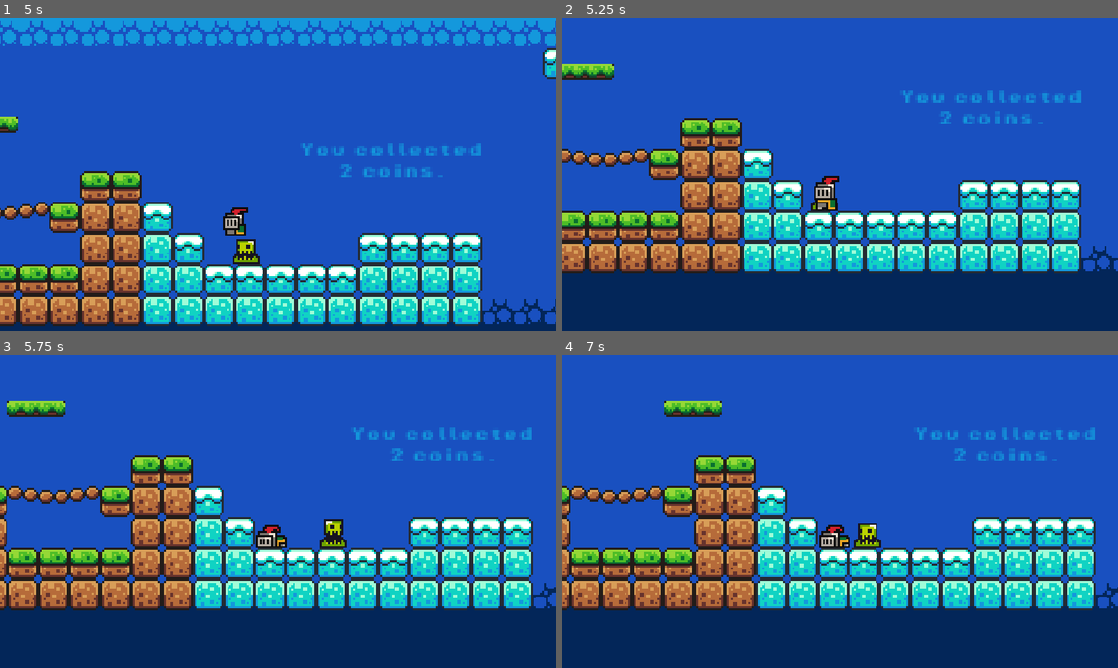
Above: before the commit, frames 1-4 (two rows, left to right).
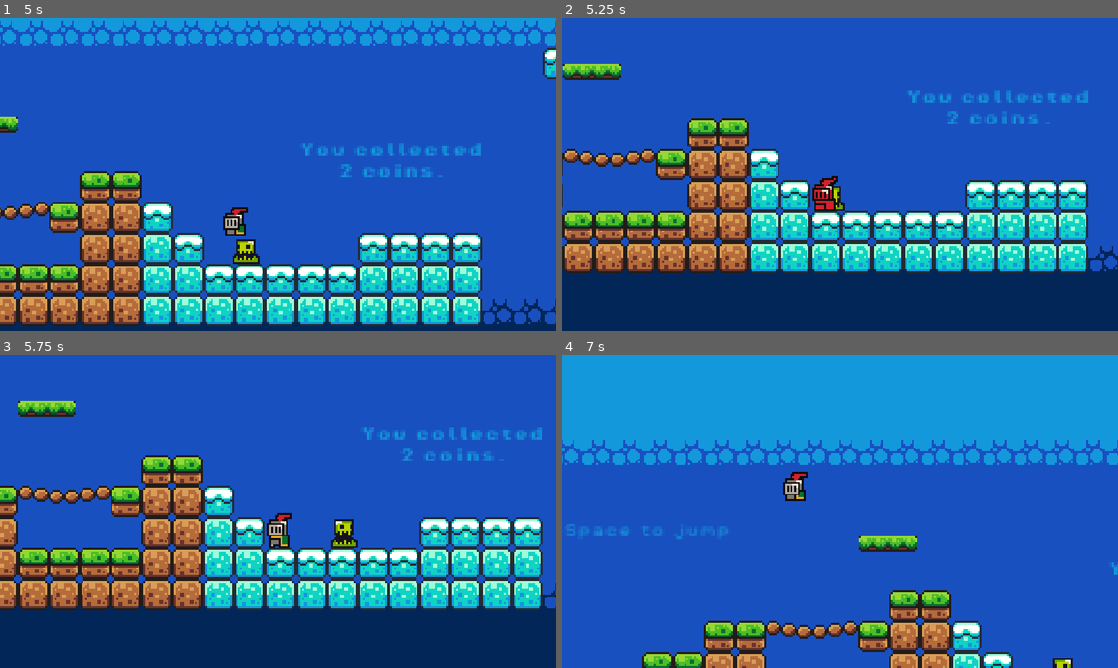
Above: after the commit, the same moments.

Repository: sbneves/godot
Game: Godot game, scene res://scenes/game.tscn
Same seed, same stepped clock (60 frames per second), same inputs: the game is played once before the commit and once after it.
Inputs:
- Up to frame 1 (5 s): hold Right (move_right) 0.53-2.03 s; tap Space (jump) at 0.6, 0.77, 1.07, 1.35, 1.52, 1.82, 2.1, 2.85, 3.02, 3.32, 3.6, 3.77, 4.07, 4.35, 4.52, 4.82 s; hold Left (move_left) 2.03-2.78 s; hold Right (move_right) 2.78-4.28 s; hold Left (move_left) from 4.28 s (still down)
- Up to frame 2 (5.25 s): release Left (move_left) at 5.03 s; hold Right (move_right) from 5.03 s (still down); tap Space (jump) at 5.1 s
- Up to frame 3 (5.75 s): keep holding Right (move_right)
- Up to frame 4 (7 s): release Right (move_right) at 5.78 s; hold Left (move_left) from 5.78 s (still down); tap Space (jump) at 5.85, 6.02, 6.32, 6.6, 6.77 s

Frame 1 is identical in both runs. In frame 2, 19% of the frame differs, in the area x 0-100%, y 14-82%; in frame 3, 21%; in frame 4, 79%, in the area x 0-100%, y 0-100%.

Commit message:
Latest Fact changes

Diff:
--- a/brackleys-beginner-tutorial/scenes/player.tscn
+++ b/brackleys-beginner-tutorial/scenes/player.tscn
@@ -3,6 +3,22 @@
 [ext_resource type="Texture2D" uid="uid://bu362m42d6oxx" path="res://assets/sprites/knight.png" id="1_3vyb7"]
 [ext_resource type="Script" uid="uid://b52bemtfqsmmc" path="res://scripts/player.gd" id="1_g2els"]
 
+[sub_resource type="AtlasTexture" id="AtlasTexture_31cv2"]
+atlas = ExtResource("1_3vyb7")
+region = Rect2(0, 192, 32, 32)
+
+[sub_resource type="AtlasTexture" id="AtlasTexture_pf23h"]
+atlas = ExtResource("1_3vyb7")
+region = Rect2(32, 192, 32, 32)
+
+[sub_resource type="AtlasTexture" id="AtlasTexture_dt7fs"]
+atlas = ExtResource("1_3vyb7")
+region = Rect2(64, 192, 32, 32)
+
+[sub_resource type="AtlasTexture" id="AtlasTexture_wqfne"]
+atlas = ExtResource("1_3vyb7")
+region = Rect2(96, 192, 32, 32)
+
 [sub_resource type="AtlasTexture" id="AtlasTexture_4ni07"]
 atlas = ExtResource("1_3vyb7")
 region = Rect2(0, 224, 32, 32)
@@ -105,6 +121,23 @@
 
 [sub_resource type="SpriteFrames" id="SpriteFrames_li2ur"]
 animations = [{
+"frames": [{
+"duration": 1.0,
+"texture": SubResource("AtlasTexture_31cv2")
+}, {
+"duration": 1.0,
+"texture": SubResource("AtlasTexture_pf23h")
+}, {
+"duration": 1.0,
+"texture": SubResource("AtlasTexture_dt7fs")
+}, {
+"duration": 1.0,
+"texture": SubResource("AtlasTexture_wqfne")
+}],
+"loop": 0,
+"name": &"damage",
+"speed": 10.0
+}, {
 "frames": [{
 "duration": 1.0,
 "texture": SubResource("AtlasTexture_4ni07")
@@ -212,8 +245,10 @@
 [node name="AnimatedSprite2D" type="AnimatedSprite2D" parent="." unique_id=1395297692]
 position = Vector2(0, -12)
 sprite_frames = SubResource("SpriteFrames_li2ur")
-animation = &"death"
+animation = &"damage"
 autoplay = "idle"
+frame = 3
+frame_progress = 1.0
 
 [node name="CollisionShape2D" type="CollisionShape2D" parent="." unique_id=1908844189]
 position = Vector2(0, -6)
--- a/brackleys-beginner-tutorial/scenes/slime.tscn
+++ b/brackleys-beginner-tutorial/scenes/slime.tscn
@@ -2,7 +2,10 @@
 
 [ext_resource type="Script" uid="uid://bcsc8s3tpskqs" path="res://scripts/slime.gd" id="1_n6pvg"]
 [ext_resource type="Texture2D" uid="uid://d2to3uwt6jhct" path="res://assets/sprites/slime_green.png" id="1_p2gj0"]
-[ext_resource type="PackedScene" uid="uid://bolug1e45sefb" path="res://scenes/killzone.tscn" id="2_n6pvg"]
+[ext_resource type="Script" uid="uid://cxgtoowll7wpu" path="res://scripts/slime_area_2d.gd" id="2_n6pvg"]
+
+[sub_resource type="RectangleShape2D" id="RectangleShape2D_li2ur"]
+size = Vector2(10, 13)
 
 [sub_resource type="AtlasTexture" id="AtlasTexture_pjw23"]
 atlas = ExtResource("1_p2gj0")
@@ -40,11 +43,16 @@
 "speed": 10.0
 }]
 
-[sub_resource type="RectangleShape2D" id="RectangleShape2D_li2ur"]
-size = Vector2(10, 13)
-
 [node name="Slime" type="Node2D" unique_id=1701717516]
 script = ExtResource("1_n6pvg")
+
+[node name="Area2D" type="Area2D" parent="." unique_id=290979141]
+collision_mask = 2
+script = ExtResource("2_n6pvg")
+
+[node name="CollisionShape2D" type="CollisionShape2D" parent="Area2D" unique_id=130788976]
+position = Vector2(0, -6.5)
+shape = SubResource("RectangleShape2D_li2ur")
 
 [node name="AnimatedSprite2D" type="AnimatedSprite2D" parent="." unique_id=2121486377]
 position = Vector2(0, -12)
@@ -53,12 +61,6 @@
 frame = 1
 frame_progress = 0.10755208
 
-[node name="Killzone" parent="AnimatedSprite2D" unique_id=1675093065 instance=ExtResource("2_n6pvg")]
-
-[node name="CollisionShape2D" type="CollisionShape2D" parent="AnimatedSprite2D/Killzone" unique_id=130788976]
-position = Vector2(0, 5.5)
-shape = SubResource("RectangleShape2D_li2ur")
-
 [node name="RayCastRight" type="RayCast2D" parent="." unique_id=356946916]
 position = Vector2(0, -6)
 target_position = Vector2(9, 0)
@@ -66,3 +68,5 @@
 [node name="RayCastLeft" type="RayCast2D" parent="." unique_id=1738030671]
 position = Vector2(0, -6)
 target_position = Vector2(-9, 0)
+
+[connection signal="body_entered" from="Area2D" to="Area2D" method="_on_body_entered"]
--- a/brackleys-beginner-tutorial/scripts/killzone.gd
+++ b/brackleys-beginner-tutorial/scripts/killzone.gd
@@ -1,15 +1,4 @@
 extends Area2D
 
-@onready var timer: Timer = $Timer
-
 func _on_body_entered(body: Node2D) -> void:
-	#print("You died!")
-	#Engine.time_scale = 0.5
 	body.take_damage(99999)
-	#body.get_node("CollisionShape2D").queue_free()
-	#print(body.health)
-#	timer.start()
-
-#func _on_timer_timeout() -> void:
-#	Engine.time_scale = 1
-#	get_tree().reload_current_scene()
--- a/brackleys-beginner-tutorial/scripts/player.gd
+++ b/brackleys-beginner-tutorial/scripts/player.gd
@@ -1,23 +1,38 @@
 extends CharacterBody2D
-
 
 const SPEED = 130.0
 const JUMP_VELOCITY = -300.0
 const MAX_HEALTH = 2
 const DEATH_TIME = 2.0  # Time before scene reload
+const DAMAGE_TIME = 1.0
 var health
 var is_dead = false
+var is_taking_damage = false
 
 @onready var animated_sprite: AnimatedSprite2D = $AnimatedSprite2D
 # Animation state enum for type safety
-const AnimationState := {"IDLE": "idle", "RUN": "run", "JUMP": "jump", "DEATH": "death"}
+const AnimationState := {
+	"IDLE": "idle",
+	"RUN": "run",
+	"JUMP": "jump",
+	"DEATH": "death",
+	"DAMAGE": "damage"
+	}
+
+enum PlayerState {
+	NORMAL,
+	DEATH,
+	DAMAGE
+}
+var player_state : PlayerState
 
 func _ready() -> void:
 	health = MAX_HEALTH
+	player_state = PlayerState.NORMAL
 	print(health)
 
 func _physics_process(delta: float) -> void:
-	if is_dead:
+	if is_dead or is_taking_damage:
 		move_and_slide()
 		return
 
@@ -69,6 +84,16 @@
 	print(health)
 	if health <= 0 and is_dead == false:
 		die()
+	else:
+		print("take damage")
+		is_taking_damage = true
+		animated_sprite.play("damage")
+		get_tree().create_timer(DAMAGE_TIME).timeout.connect(_on_damage_timer_timeout)
+
+
+func _on_damage_timer_timeout() -> void:
+	print("damage taken")
+	is_taking_damage = false
 
 func die() -> void:
 	if is_dead:
--- a/brackleys-beginner-tutorial/scripts/slime.gd
+++ b/brackleys-beginner-tutorial/scripts/slime.gd
@@ -7,7 +7,6 @@
 @onready var ray_cast_right: RayCast2D = $RayCastRight
 @onready var ray_cast_left: RayCast2D = $RayCastLeft
 @onready var animated_sprite: AnimatedSprite2D = $AnimatedSprite2D
-
 
 # Called every frame. 'delta' is the elapsed time since the previous frame.
 func _process(delta: float) -> void:
--- /dev/null
+++ b/brackleys-beginner-tutorial/scripts/slime_area_2d.gd
@@ -0,0 +1,5 @@
+extends Area2D
+
+
+func _on_body_entered(body: Node2D) -> void:
+	body.take_damage(1)
Not shown, added: brackleys-beginner-tutorial/scripts/slime_area_2d.gd.uid
